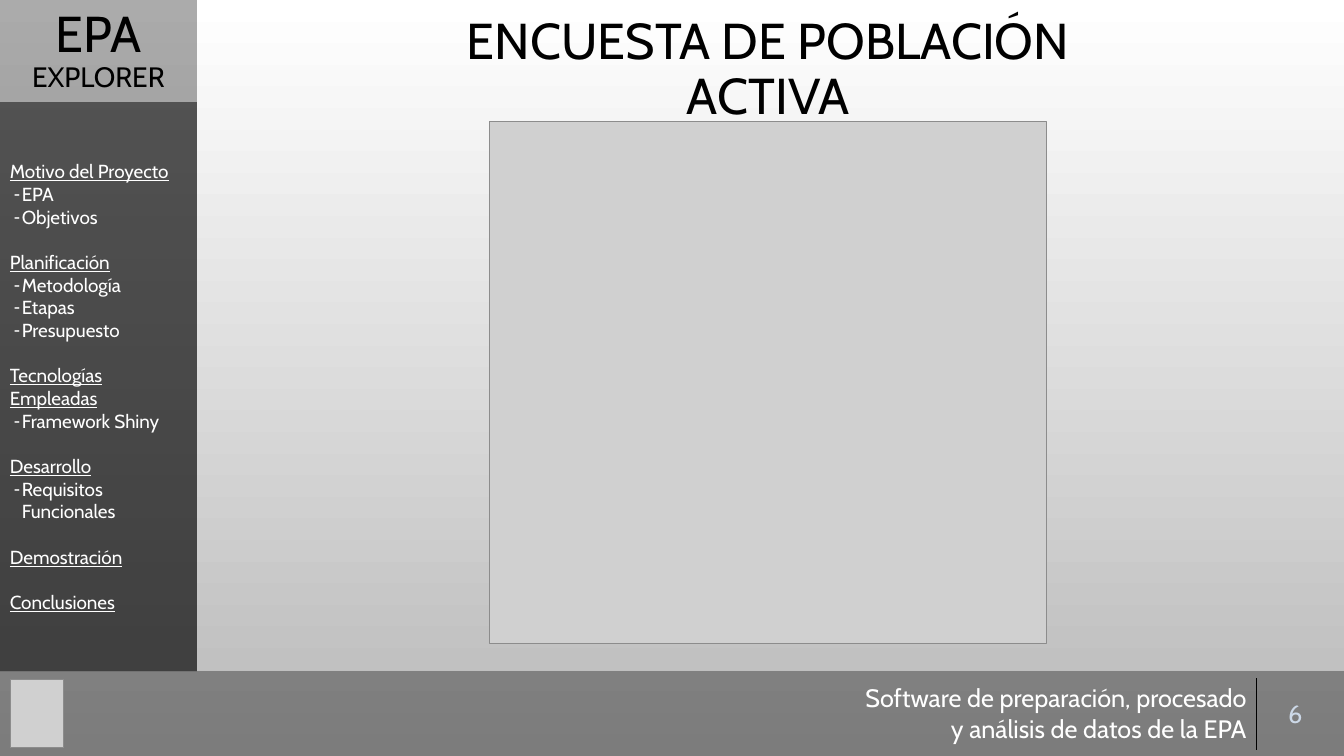
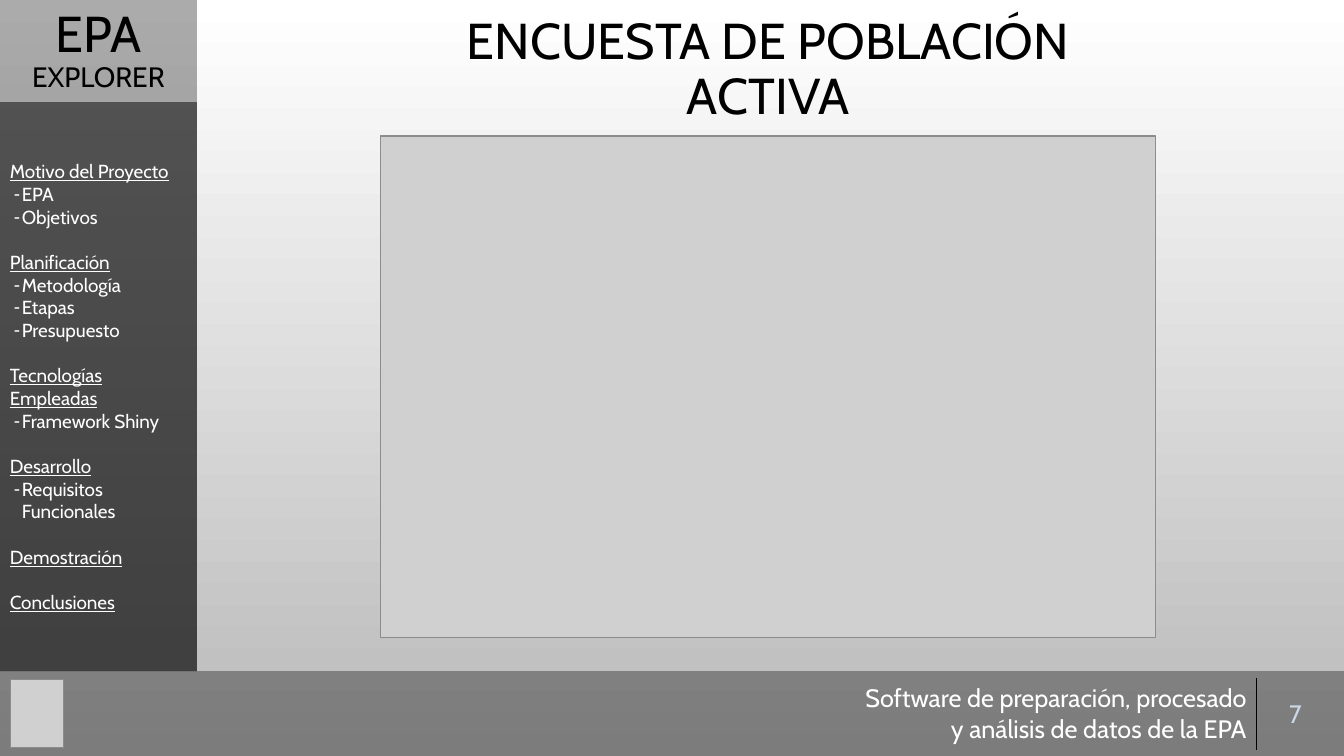
Before and after one commit to Gaulent/epa_explorer, a slide deck: slide 7 of mem/presentacion.pptx (slide 6 before the commit). Drawn at 1344x756 pixels with LibreOffice and Linux fonts; fonts in the diff are those of the drawing; grey boxes stand for pictures; background and template pictures are left out. Boxes give left, top, right and bottom in pixels: in the first picture for what was removed or moved away, otherwise in the second. Text is boxed around its words. In the diff, an @@ line names an element or a change of style, - is before the commit and + after.

```diff
--- a/mem/presentacion.pptx
+++ b/mem/presentacion.pptx
@@ picture: place and size @@
-picture at bbox=[490, 121, 1047, 643]
+picture at bbox=[380, 136, 1155, 637]
@@ table at bbox=[846, 679, 1335, 749] @@
-row 1, column 2: 6
+row 1, column 2: 7
```
Also in this commit, not shown: 15 other slides changed, 1 slide added.
